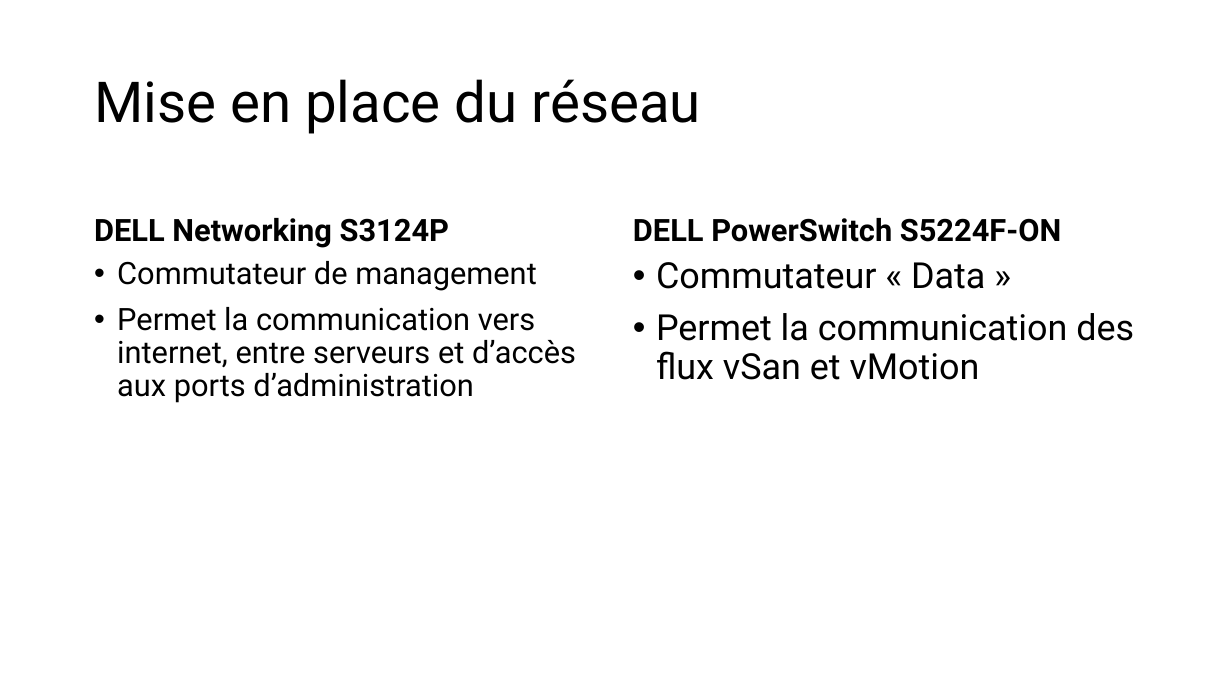
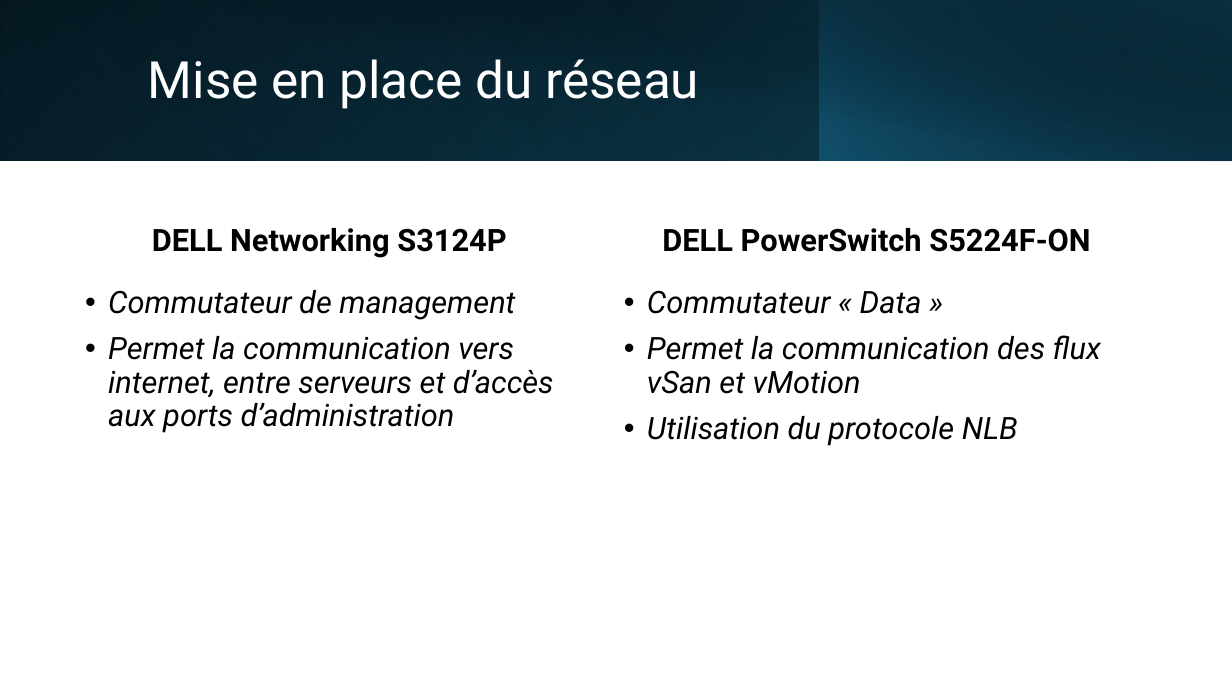
Before and after one commit to Vinc1347900/Stage_Henallux, a slide deck: slide 19 of TFE/DHAIMI_Vincent_PP_TFE.pptx (slide 20 before the commit). Drawn at 1232x693 pixels with LibreOffice and Linux fonts; fonts in the diff are those of the drawing. Boxes give left, top, right and bottom in pixels: in the first picture for what was removed or moved away, otherwise in the second. Text is boxed around its words. In the diff, an @@ line names an element or a change of style, - is before the commit and + after.

```diff
--- a/TFE/DHAIMI_Vincent_PP_TFE.pptx
+++ b/TFE/DHAIMI_Vincent_PP_TFE.pptx
@@ rectangle added at [0,0,1232,161], fill gradient #000000 to #104862 @@
@@ rectangle added at [0,0,821,161], fill gradient #156082 to #0B3041 @@
@@ rectangle added at [46,0,1232,162], fill gradient #000000 to #0B3041 @@
@@ rectangle added at [820,0,1232,161], fill gradient #156082 to #000000 @@
@@ title "Mise en place du réseau": place and size @@
-title "Mise en place du réseau" at [94,79,701,134]
+title "Mise en place du réseau" at [148,59,699,109]
@@ title "Mise en place du réseau" at [148,59,699,109]: size 44 to 40 pt, text colour #000000 to #FFFFFF @@
@@ text "DELL Networking S3124P" at [152,228,506,258]: alignment left to centre; vertical alignment bottom to middle @@
@@ text "DELL Networking S3124P": place and size @@
-text "DELL Networking S3124P" at [94,218,449,248]
+text "DELL Networking S3124P" at [152,228,506,258]
@@ text "DELL PowerSwitch S5224F-ON" at [662,228,1090,252]: alignment left to centre; vertical alignment bottom to middle @@
@@ text "Commutateur de management" at [108,290,554,433]: italic on @@
@@ 3 texts: place and size @@
-3 texts at [117,218,1134,403]
+3 texts at [108,228,1101,446]
@@ text at [647,290,1101,394]: size 28 to 24 pt, italic on in "Commutateur « Data »", "Permet la communication des flux vSan et ..." @@
@@ text at [647,416,1018,446]: paragraph added @@
+• Utilisation du protocole NLB
```
Also in this commit, not shown: 10 other slides changed, 4 slides added, 5 slides removed, 4 other files.
